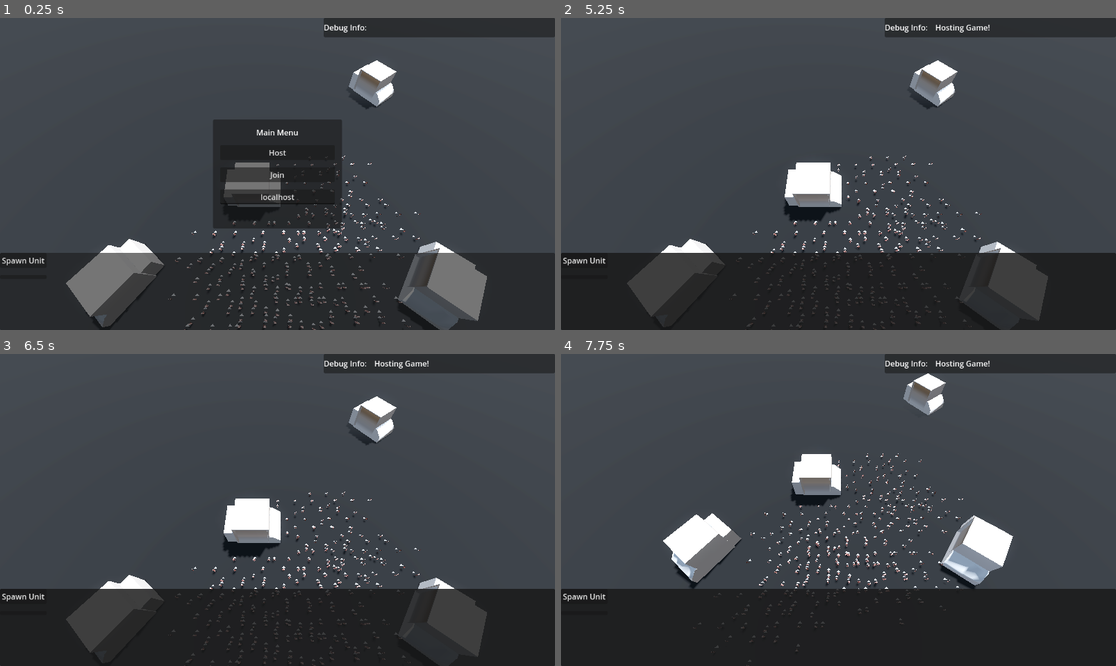
Above: before the commit, frames 1-4 (two rows, left to right).
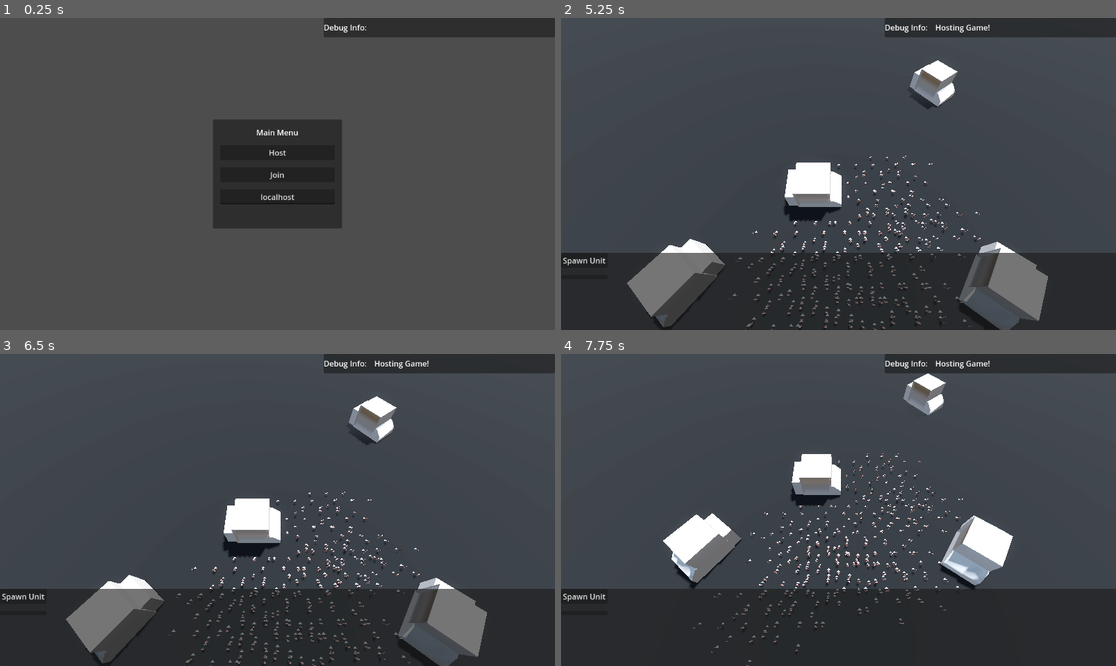
Above: after the commit, the same moments.

Repository: Tanner-Perham/ProjectRTS_v2
Game: Godot game, scene res://scenes/world_test_scene.tscn
Same seed, same stepped clock (60 frames per second), same inputs: the game is played once before the commit and once after it.
Inputs (mouse positions are in pixels of both pictures, inside the frame that each line leads up to):
- Up to frame 1 (0.25 s): no input
- Up to frame 2 (5.25 s): click (583, 261) at 0.5 s, where only the run before the commit has a clickable "Spawn Unit"; click (583, 276) at 1.27 s; click (583, 261) at 2 s, where only the run before the commit has a clickable "Spawn Unit"; click (583, 276) at 2.77 s; click (583, 261) at 3.5 s, where only the run before the commit has a clickable "Spawn Unit"; click (583, 276) at 4.27 s; click "Host" at 5 s
- Up to frame 3 (6.5 s): tap Enter at 5.75 s; move the mouse to (399, 494) at 5.77 s; hold Shift (shift) from 5.78 s (still down); click (399, 494) at 5.85 s
- Up to frame 4 (7.75 s): tap Space at 6.5 s; move the mouse to (727, 525) at 6.52 s; release Shift (shift) at 6.53 s; tap Shift (shift) at 6.6, 7.55 s; click (727, 525) at 6.8 s; tap Enter at 7.25 s; move the mouse to (894, 441) at 7.27 s; hold Down (camera_backward) from 7.28 s (still down)

The runs differ from the first frame. In frame 1, 25% of the frame differs, in the area x 0-100%, y 13-100%; in frame 2, 4.9%; in frame 3, 4.9%; in frame 4, 0.3%.

Commit message:
Fixed issue with animation not being sent to clients and clients having the master player ID too

Diff:
--- a/scenes/world_test_scene.tscn
+++ b/scenes/world_test_scene.tscn
@@ -1,7 +1,6 @@
-[gd_scene load_steps=13 format=3 uid="uid://cjqgbnv2uf5rv"]
+[gd_scene load_steps=12 format=3 uid="uid://cjqgbnv2uf5rv"]
 
 [ext_resource type="Script" uid="uid://hq0vuwrwygpv" path="res://scripts/world.gd" id="1_uf3he"]
-[ext_resource type="PackedScene" uid="uid://cdykdax77yjlk" path="res://scenes/Player.tscn" id="1_y8mov"]
 [ext_resource type="PackedScene" uid="uid://by83x3paktynw" path="res://gltf/building.dae" id="2_1lx0s"]
 [ext_resource type="PackedScene" uid="uid://cfad5wy2om38f" path="res://scenes/test_unit.tscn" id="4_k6mqi"]
 [ext_resource type="PackedScene" uid="uid://djtawjxwim072" path="res://scenes/debug_info.tscn" id="5_wjhqw"]
@@ -32,8 +31,6 @@
 
 [node name="World" type="Node"]
 script = ExtResource("1_uf3he")
-
-[node name="Player_Interface" parent="." instance=ExtResource("1_y8mov")]
 
 [node name="WorldEnvironment" type="WorldEnvironment" parent="."]
 environment = SubResource("Environment_44kk3")
--- a/scripts/Player_Interface.gd
+++ b/scripts/Player_Interface.gd
@@ -197,6 +197,11 @@
 
 
 func selection_add(unit: Node3D) -> void:
+	# If we already have units selected, only allow adding units that belong to the player
+	if not selected_units.is_empty() and unit.player_owner != player_id:
+		print("Cannot add enemy units to multi-selection")
+		return
+
 	selected_units[unit.get_instance_id()] = unit
 	unit.selected = true
 
@@ -215,7 +220,12 @@
 		var unit_2D_pos: Vector2 = player_camera.camera.unproject_position( (unit as Node3D).transform.origin + Vector3(0, 0.85, 0))
 
 		if (mouse_2D_pos.distance_to(unit_2D_pos)) < 10.5:
+			# If using shift to multi-select, only allow selecting own units
 			if shift:
+				# If trying to multi-select an enemy unit, ignore
+				if unit.player_owner != player_id and not selected_units.is_empty():
+					return
+
 				if selected_units.has(unit.get_instance_id()):
 					selected_units.erase(unit.get_instance_id())
 					unit.selected = false
@@ -231,11 +241,19 @@
 func dragbox_cast_selection(shift: bool) -> void:
 	var units_captured: Array[Node3D] = []
 	for unit in available_units.values():
-		# Check if the unit belongs to the player
+		# Check if the unit belongs to the player - ONLY include units owned by this player
 		if unit.player_owner != player_id:
 			continue
+
 		if drag_rectangle_area.abs().has_point(player_camera.get_Vector2_from_Vector3(unit.transform.origin)):
 			units_captured.append(unit)
+
+	if units_captured:
+		for unit in units_captured:
+			if unit.player_owner != player_id:
+				units_captured.erase(unit)
+
+	print(units_captured)
 	if units_captured:
 		if shift:
 			for unit in units_captured:
--- a/scripts/test_unit.gd
+++ b/scripts/test_unit.gd
@@ -17,21 +17,38 @@
 # The direct position variable
 var sync_position: Vector3 = Vector3.ZERO
 var sync_rotation: Vector3 = Vector3.ZERO
+var sync_animation: String = "idle"
 
 var pathing:bool = false:
 	set(value):
 		pathing = value
 		# Update animation state when pathing changes
-		if pathing and animation_player.current_animation != "walking":
-			animation_player.play("walking")
-		elif not pathing and animation_player.current_animation != "idle":
-			animation_player.play("idle")
+		update_animation_state()
 
 var pathing_point:int = 0
 var path_points_packed:PackedVector3Array
 
 var selected: bool = false:
 	set(new_value):
+		# Network authority overrides local selection
+		if multiplayer.has_multiplayer_peer():
+			# For enemy units, only allow single selection
+			var current_player_id = str(multiplayer.get_unique_id())
+
+			# If this is someone else's unit, we need to handle selection differently
+			if player_owner != current_player_id:
+				# Count how many units are already selected by this client
+				var existing_selection_count = 0
+				var player_interface = get_tree().root.get_node_or_null("World/" + current_player_id + "/Player_Interface")
+				if player_interface:
+					existing_selection_count = player_interface.selected_units.size()
+
+				# If we're adding to an existing selection (2+ units would be selected), don't allow it
+				if new_value and existing_selection_count >= 1:
+					print("Prevented multi-selecting enemy unit")
+					return
+
+		# Apply the selection change
 		selected = new_value
 		update_selected(selected)
 
@@ -44,11 +61,22 @@
 	unit_graphic.position.y = - NavigationServer3D.map_get_cell_height(map_RID) * 2
 	selected = false
 
+	# Ensure animations work even if initial animation_player ref is null
+	if animation_player:
+		animation_player.play("idle")
+	else:
+		# Try to get reference again after a short delay
+		await get_tree().create_timer(0.2).timeout
+		animation_player = $Test_Unit_01/mixamo_base/AnimationPlayer2
+		if animation_player:
+			animation_player.play("idle")
+
 	# Setup multiplayer authority - server has authority over all units
 	if multiplayer.has_multiplayer_peer():
 		# Set the initial sync position for clients
 		sync_position = global_position
 		sync_rotation = global_rotation
+		sync_animation = "idle"
 
 		if multiplayer_synchronizer:
 			# Server has authority over units
@@ -59,6 +87,34 @@
 		# Initial position should be synced to clients
 		rpc("update_client_transform", global_position, global_rotation)
 		rpc("update_player_owner", player_owner)
+		rpc("sync_animation_state", "idle")
+
+func update_animation_state() -> void:
+	if not animation_player:
+		animation_player = $Test_Unit_01/mixamo_base/AnimationPlayer2
+		if not animation_player:
+			return
+
+	if pathing and animation_player.current_animation != "walking":
+		animation_player.play("walking")
+		if is_multiplayer_authority():
+			rpc("sync_animation_state", "walking")
+	elif not pathing and animation_player.current_animation != "idle":
+		animation_player.play("idle")
+		if is_multiplayer_authority():
+			rpc("sync_animation_state", "idle")
+
+@rpc("authority", "call_remote")
+func sync_animation_state(anim_name: String) -> void:
+	sync_animation = anim_name
+
+	if not animation_player:
+		animation_player = $Test_Unit_01/mixamo_base/AnimationPlayer2
+		if not animation_player:
+			return
+
+	if animation_player.current_animation != anim_name:
+		animation_player.play(anim_name)
 
 @rpc("authority", "call_remote")
 func update_player_owner(new_owner: String) -> void:
@@ -71,6 +127,10 @@
 			global_position = sync_position
 		if sync_rotation != Vector3.ZERO:
 			global_rotation = sync_rotation
+
+		# Ensure animations are playing on client
+		if animation_player and animation_player.current_animation != sync_animation:
+			animation_player.play(sync_animation)
 
 func update_selected(selected: bool) -> void:
 	if selected:
